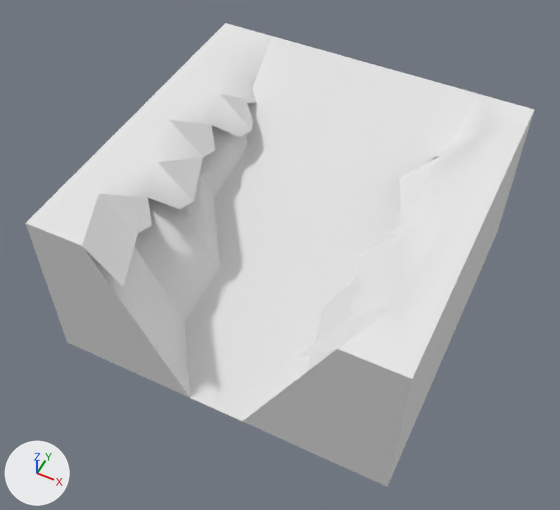
A saved change to the OBJ model DynamicLab/Assets/Nature Kit/Models/OBJ format/cliff_blockSlopeHalfWalls_stone.obj.
Before and after are seen from a 50 mm lens placed at (0.649, -1.407, 1.865), pointed at (-0.018, -0.074, 0.198). Every picture has the same lights, and +X, +Y and +Z are marked at lower left. The older version comes first. Where no turn or scale is listed for an object, it has been applied to the vertices.

The older version as bpy lines, for what is in view:
```python
mat_grass = principled_material('grass')
mat_grass.base_color = (0.8, 0.8, 0.8)  # white #e7e7e7
mat_grass.roughness = 1.0
me_cliff_blockslopehalfwalls_stone = bpy.data.meshes.new('cliff_blockSlopeHalfWalls_stone')
me_cliff_blockslopehalfwalls_stone.from_pydata(...)  # 66 vertices, 106 faces; spans x -0.5..0.5, y -0.5..0.5, z 0.0..0.5
# faces by material slot: [38, 68]
me_cliff_blockslopehalfwalls_stone.materials.append(mat_stone)  # white #e7e7e7
me_cliff_blockslopehalfwalls_stone.materials.append(mat_grass)  # white #e7e7e7
ob_cliff_blockslopehalfwalls_stone = bpy.data.objects.new('cliff_blockSlopeHalfWalls_stone', me_cliff_blockslopehalfwalls_stone)
ob_cliff_blockslopehalfwalls_stone.location = (0.0, 0.0, 0.0)
```
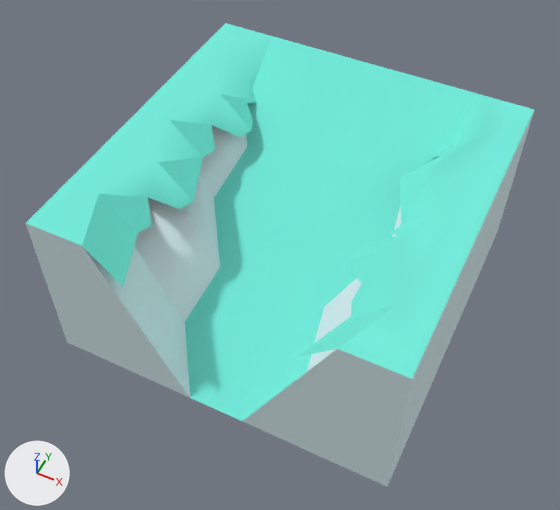
Edits to the bpy script that builds the scene:
```text
Change mat_grass:
    mat_grass.base_color: (0.8, 0.8, 0.8) -> (0.173, 0.847, 0.722)  # white #e7e7e7 -> cyan #73eddd
```

Where the change shows, as pixel boxes (x1, y1, x2, y2) in the pictures (560 x 510 px):
'cliff_blockSlopeHalfWalls_stone', recoloured (white to cyan): (26, 23, 534, 423) in both
